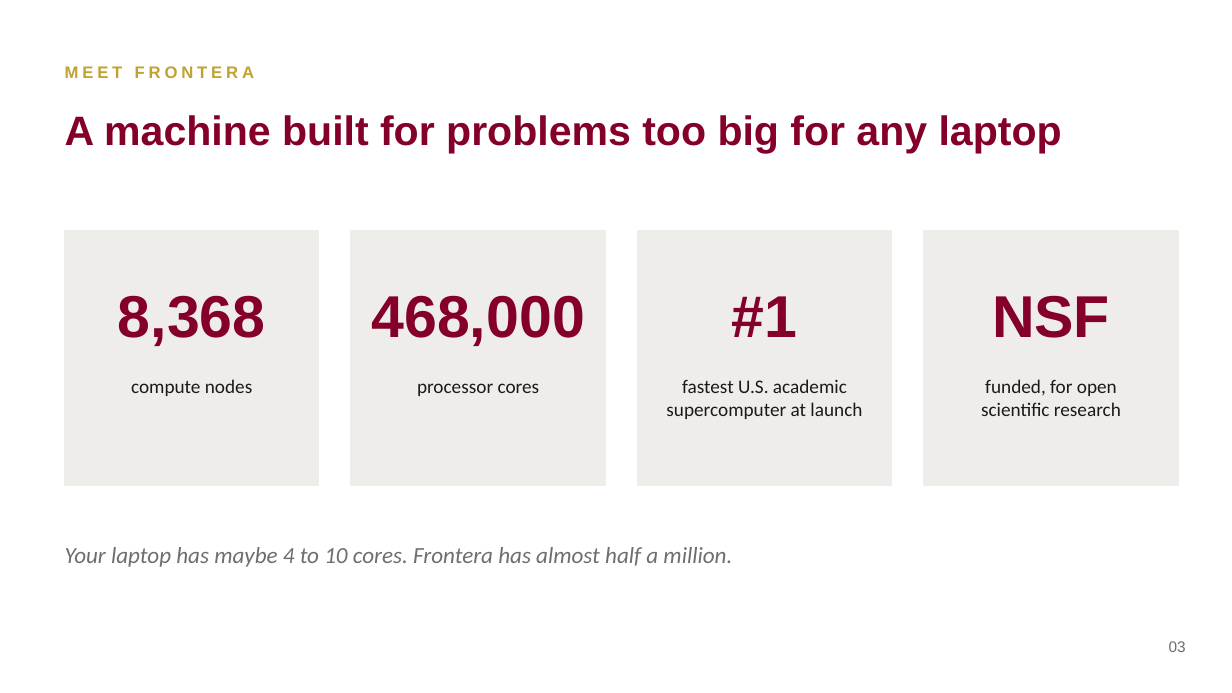
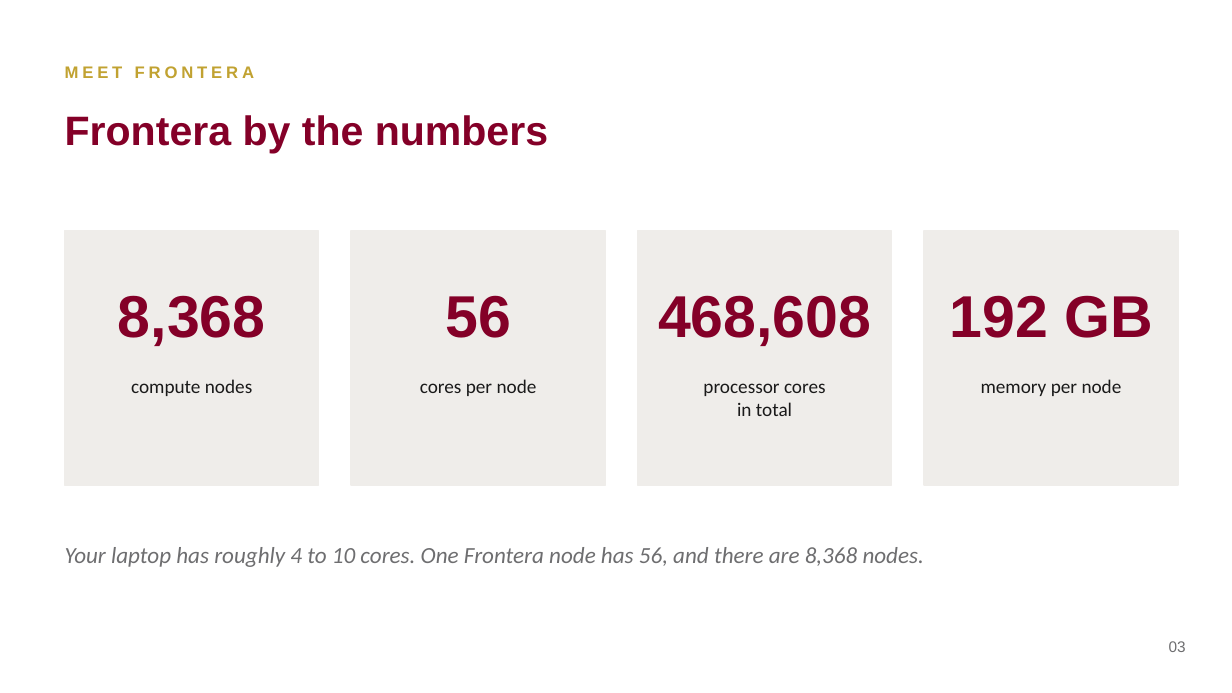
Before and after one commit to ashleyscruse/pfx-hpc, a slide deck: slide 3 of slides/pfx-hpc-slides.pptx. Drawn at 1232x693 pixels with LibreOffice and Linux fonts; fonts in the diff are those of the drawing. Boxes give left, top, right and bottom in pixels: in the first picture for what was removed or moved away, otherwise in the second. Text is boxed around its words. In the diff, an @@ line names an element or a change of style, - is before the commit and + after.

Commit message:
Replace speed superlatives with factual specs
Removes 'fastest on Earth' / 'fastest academic supercomputer' / 'most
powerful' claims from the slides, notebook, and site. Describes Frontera
by its published specs instead: 8,368 nodes, 56 cores and 192 GB per node,
468,608 cores total.

```diff
--- a/slides/pfx-hpc-slides.pptx
+++ b/slides/pfx-hpc-slides.pptx
@@ text at (x1=65, y1=115, x2=548, y2=154): text changed @@
-A machine built for problems too big for any laptop
+Frontera by the numbers
@@ text at (x1=445, y1=295, x2=511, y2=338): text changed @@
-468,000
+56
@@ text at (x1=658, y1=295, x2=871, y2=346): text changed @@
-#1
+468,608
@@ text at (x1=949, y1=295, x2=1153, y2=338): text changed @@
-NSF
+192 GB
@@ text at (x1=420, y1=379, x2=537, y2=396): text changed @@
-processor cores
+cores per node
@@ text at (x1=703, y1=383, x2=826, y2=416): text changed @@
-fastest U.S. academic
-supercomputer at launch
+processor cores
+in total
@@ text at (x1=981, y1=379, x2=1122, y2=396): text changed @@
-funded, for open
-scientific research
+memory per node
@@ text at (x1=65, y1=547, x2=924, y2=567): text changed @@
-Your laptop has maybe 4 to 10 cores. Frontera has almost half a million.
+Your laptop has roughly 4 to 10 cores. One Frontera node has 56, and there are 8,368 nodes.
```
Also in this commit, not shown: 4 other slides changed, 2 other files.
